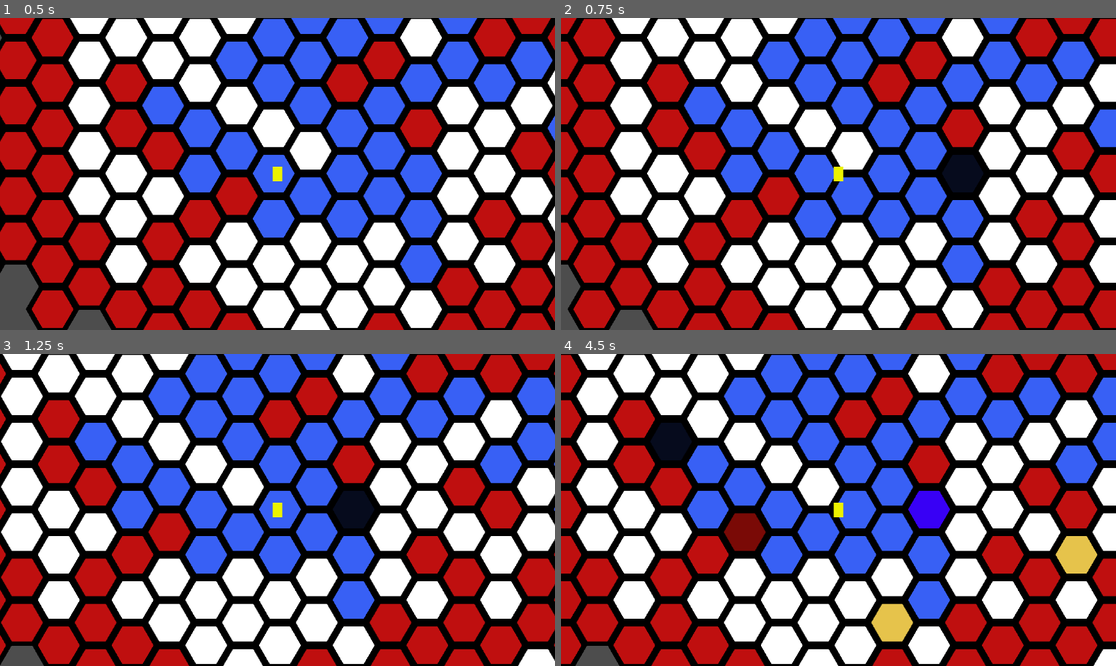
Above: before the commit, frames 1-4 (two rows, left to right).
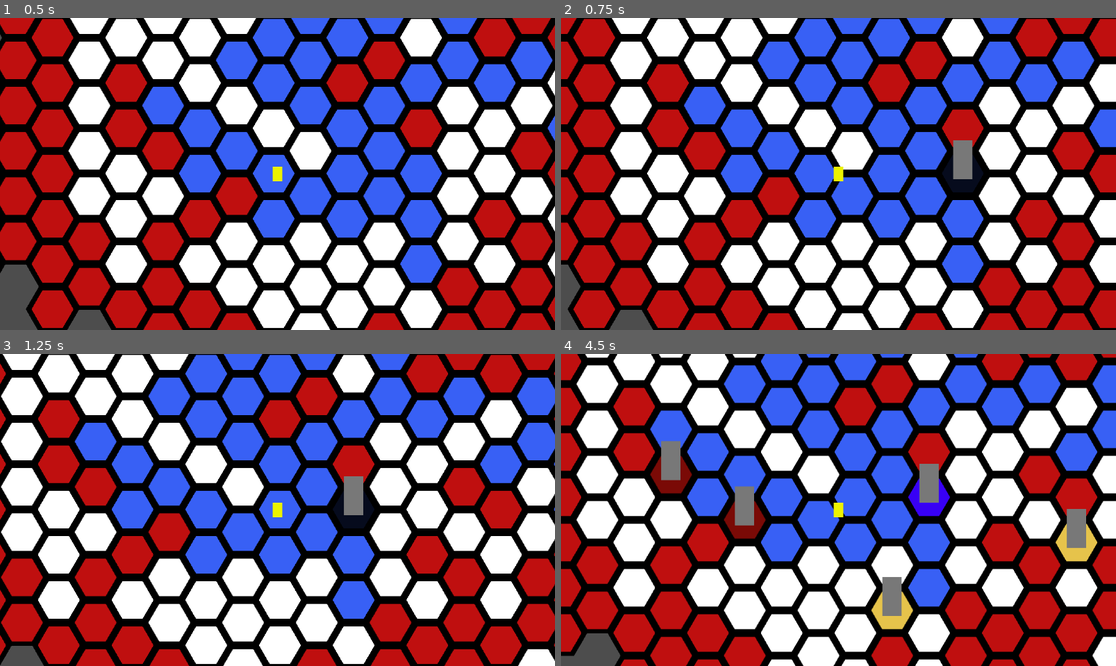
Above: after the commit, the same moments.

Repository: cjack-chmod/ProjectBH
Game: Godot game, scene res://scenes/main.tscn
Same seed, same stepped clock (60 frames per second), same inputs: the game is played once before the commit and once after it.
Inputs (mouse positions are in pixels of both pictures, inside the frame that each line leads up to):
- Up to frame 1 (0.5 s): no input
- Up to frame 2 (0.75 s): tap Enter at 0.5 s; move the mouse to (960, 158) at 0.52 s; hold D (right) from 0.53 s (still down); click (960, 158) at 0.67 s
- Up to frame 3 (1.25 s): keep holding D (right)
- Up to frame 4 (4.5 s): move the mouse to (727, 525) at 1.27 s; release D (right) at 1.28 s; hold S (down) 1.28-2.03 s; click (727, 525) at 1.42 s; move the mouse to (894, 441) at 2.02 s; hold D (right) 2.03-2.78 s; click (894, 441) at 2.17 s; move the mouse to (810, 572) at 2.77 s; hold W (up) 2.78-3.53 s; click (810, 572) at 2.92 s; move the mouse to (1005, 556) at 3.52 s; hold A (left) from 3.53 s (still down); click (1005, 556) at 3.67 s; move the mouse to (672, 463) at 4.27 s; click (672, 463) at 4.42 s

Frame 1 is identical in both runs. In frame 2, 0.5% of the frame differs, in the area x 70-75%, y 39-52%; in frame 3, 0.4%; in frame 4, 53%, in the area x 0-100%, y 0-100%.

Commit message:
adding spawner to tiles

Diff:
--- a/project.godot
+++ b/project.godot
@@ -14,6 +14,10 @@
 run/main_scene="res://scenes/main.tscn"
 config/features=PackedStringArray("4.2", "Forward Plus")
 config/icon="res://icon.svg"
+
+[autoload]
+
+GlobalEvents="*res://scripts/global/global_events.gd"
 
 [debug]
 
--- /dev/null
+++ b/scenes/game_objects/towers/ExampleTower.tscn
@@ -0,0 +1,18 @@
+[gd_scene load_steps=2 format=3 uid="uid://bpxt2mk74udo5"]
+
+[sub_resource type="RectangleShape2D" id="RectangleShape2D_tjc32"]
+size = Vector2(40, 54.5)
+
+[node name="ExampleTower" type="StaticBody2D"]
+z_index = 1
+
+[node name="ColorRect" type="ColorRect" parent="."]
+offset_left = -20.0
+offset_top = -69.0
+offset_right = 20.0
+offset_bottom = 12.0
+color = Color(0.470588, 0.470588, 0.470588, 1)
+
+[node name="CollisionShape2D" type="CollisionShape2D" parent="."]
+position = Vector2(0, -15.75)
+shape = SubResource("RectangleShape2D_tjc32")
--- a/scenes/main.tscn
+++ b/scenes/main.tscn
@@ -1,7 +1,8 @@
-[gd_scene load_steps=3 format=3 uid="uid://cul0jw30yqmv7"]
+[gd_scene load_steps=4 format=3 uid="uid://cul0jw30yqmv7"]
 
 [ext_resource type="PackedScene" uid="uid://b511scjyws11e" path="res://scenes/tilemaps/hex_tilemap.tscn" id="1_ho06m"]
 [ext_resource type="PackedScene" uid="uid://dgfjj60ulo8mg" path="res://scenes/player/player.tscn" id="2_jflqx"]
+[ext_resource type="Script" path="res://scripts/game_objects/buildings/building_spawner.gd" id="4_opsof"]
 
 [node name="Main" type="Node2D"]
 
@@ -9,3 +10,6 @@
 
 [node name="Player" parent="." instance=ExtResource("2_jflqx")]
 position = Vector2(-400, -93)
+
+[node name="BuildingLayer" type="Node" parent="."]
+script = ExtResource("4_opsof")
--- a/scenes/player/player.tscn
+++ b/scenes/player/player.tscn
@@ -7,9 +7,6 @@
 [node name="Player" type="CharacterBody2D"]
 script = ExtResource("1_jwbjq")
 
-[node name="CollisionShape2D" type="CollisionShape2D" parent="."]
-shape = SubResource("CapsuleShape2D_ehlod")
-
 [node name="ColorRect" type="ColorRect" parent="."]
 offset_left = -10.0
 offset_top = -15.0
@@ -17,4 +14,7 @@
 offset_bottom = 15.0
 color = Color(0.92549, 0.94902, 0, 1)
 
+[node name="CollisionShape2D" type="CollisionShape2D" parent="."]
+shape = SubResource("CapsuleShape2D_ehlod")
+
 [node name="Camera2D" type="Camera2D" parent="."]
--- /dev/null
+++ b/scripts/game_objects/buildings/building_spawner.gd
@@ -0,0 +1,19 @@
+extends Node
+
+
+
+func _ready() -> void:
+	# Connecting signal
+	GlobalEvents.spawn_building.connect(_spawn_building)
+
+
+# Function to spawn building at target location
+func _spawn_building(_pos : Vector2) -> void:
+	# For now just preloads the one building type
+	var _building : PackedScene = preload("res://scenes/game_objects/towers/ExampleTower.tscn")
+
+	# TODO add in some logic to check if one already exists
+	if true:
+		var _scene : StaticBody2D = _building.instantiate()
+		self.add_child(_scene)
+		_scene.global_position = _pos
--- /dev/null
+++ b/scripts/global/global_events.gd
@@ -0,0 +1,14 @@
+extends Node
+
+
+#####################################
+# Building Signals
+#####################################
+signal spawn_building(tilemap_coords : Vector2)
+
+
+#####################################
+# Building Emit Signal Functions
+#####################################
+func emit_spawn_building(_tilemap_coords : Vector2) -> void:
+    spawn_building.emit(_tilemap_coords)
--- a/scripts/tilemaps/hex_tilemap_controller.gd
+++ b/scripts/tilemaps/hex_tilemap_controller.gd
@@ -1,24 +1,34 @@
 extends TileMap
 
-const main_layer : int = 0
-const main_atlas_id : int= 0
+const _main_layer : int = 0
+const _main_atlas_id : int= 0
+
 
 func _input(event : InputEvent) -> void:
 	if event is InputEventMouseButton:
 		# If LMB Pressed
 		if event.button_index == MOUSE_BUTTON_LEFT and event.is_pressed():
 			# Finds local position of mouse
-			var global_clicked : Vector2 = get_local_mouse_position()
+			var _global_clicked : Vector2 = get_local_mouse_position()
 			# Translates to which map coord it is in
-			var pos_clicked : Vector2 = local_to_map(to_local(global_clicked))
+			var _pos_clicked : Vector2 = local_to_map(to_local(_global_clicked))
 
-			# Finds the cell in the atlas and its current alt
-			var current_atlas_coords : Vector2 = get_cell_atlas_coords(main_layer, pos_clicked)
-			var current_tile_alt : int = get_cell_alternative_tile(main_layer, pos_clicked)
+			# Emitting Spawn Building Signal at Centre Target Tile
+			var _global_tile_pos : Vector2 = map_to_local(to_global(_pos_clicked))
+			GlobalEvents.emit_spawn_building(_global_tile_pos)
 
-			# Increments the alternative (loop since there can be multiple alts )
-			if current_tile_alt > -1:
-				var number_of_alts_for_clicked : int = tile_set.get_source(main_atlas_id)\
-						.get_alternative_tiles_count(current_atlas_coords)
-				set_cell(main_layer, pos_clicked, main_atlas_id, current_atlas_coords,
-						(current_tile_alt + 1) %  number_of_alts_for_clicked)
+			# Calling toggle cell colour fnc
+			_toggle_alt_cell(_pos_clicked)
+
+
+func _toggle_alt_cell(_pos_clicked : Vector2) -> void:
+	# Finds the cell in the atlas and its current alt
+		var _current_atlas_coords : Vector2 = get_cell_atlas_coords(_main_layer, _pos_clicked)
+		var _current_tile_alt : int = get_cell_alternative_tile(_main_layer, _pos_clicked)
+
+		# Increments the alternative (loop since there can be multiple alts )
+		if _current_tile_alt > -1:
+			var _number_of_alts_for_clicked : int = tile_set.get_source(_main_atlas_id)\
+					.get_alternative_tiles_count(_current_atlas_coords)
+			set_cell(_main_layer, _pos_clicked, _main_atlas_id, _current_atlas_coords,
+					(_current_tile_alt + 1) %  _number_of_alts_for_clicked)
